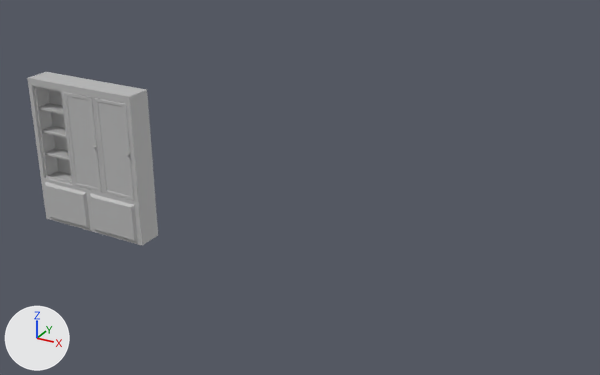
The FBX model Assets/04_Models/Bibliotheque/Biblio_Vitre.fbx as it was, and as the next commit left it.
Camera for both pictures: a 50 mm camera at (19.82, -11.57, 7.5) aimed at (13.41, 0.09, 1.67). The lights are fixed; the arrows at lower left show +X, +Y and +Z. Where no turn or scale is listed for an object, it has been applied to the vertices.

Objects in the first picture: 'Meuble_Biblio_Vitre', 'Porte_Cote', 'Porte_Milieu', 'Vitre_Porte_Cote', 'Vitre_Porte_Milieu'.
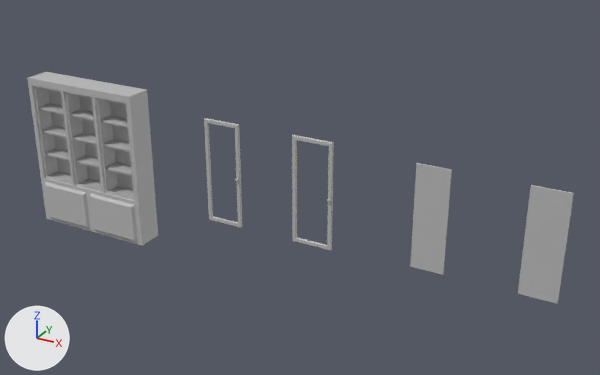
Location of each change, (x1, y1, x2, y2) in pixels of the pictures (600 x 375 px):
'Vitre_Porte_Cote', moved
    before: (98, 102, 131, 196)
    after: (518, 185, 574, 304)
'Vitre_Porte_Milieu', moved
    before: (67, 96, 99, 188)
    after: (410, 163, 452, 275)
'Porte_Cote', moved
    before: (95, 98, 135, 201)
    after: (292, 135, 334, 251)
'Porte_Milieu', moved
    before: (64, 92, 102, 192)
    after: (204, 118, 242, 228)

The edits, one by one:
Object 'Porte_Cote' (ob_porte_cote) moves from (9.41, -0.49, 0.0) to (13.58, -0.49, 0.0).
Object 'Vitre_Porte_Cote' (ob_vitre_porte_cote) moves from (9.78, -0.48, 0.0) to (17.76, -0.48, 0.0).
Object 'Vitre_Porte_Milieu' (ob_vitre_porte_milieu) moves from (9.0, -0.48, 0.0) to (16.01, -0.48, 0.0).
Object 'Porte_Milieu' (ob_porte_milieu) moves from (8.65, -0.49, 0.0) to (11.85, -0.49, 0.0).
